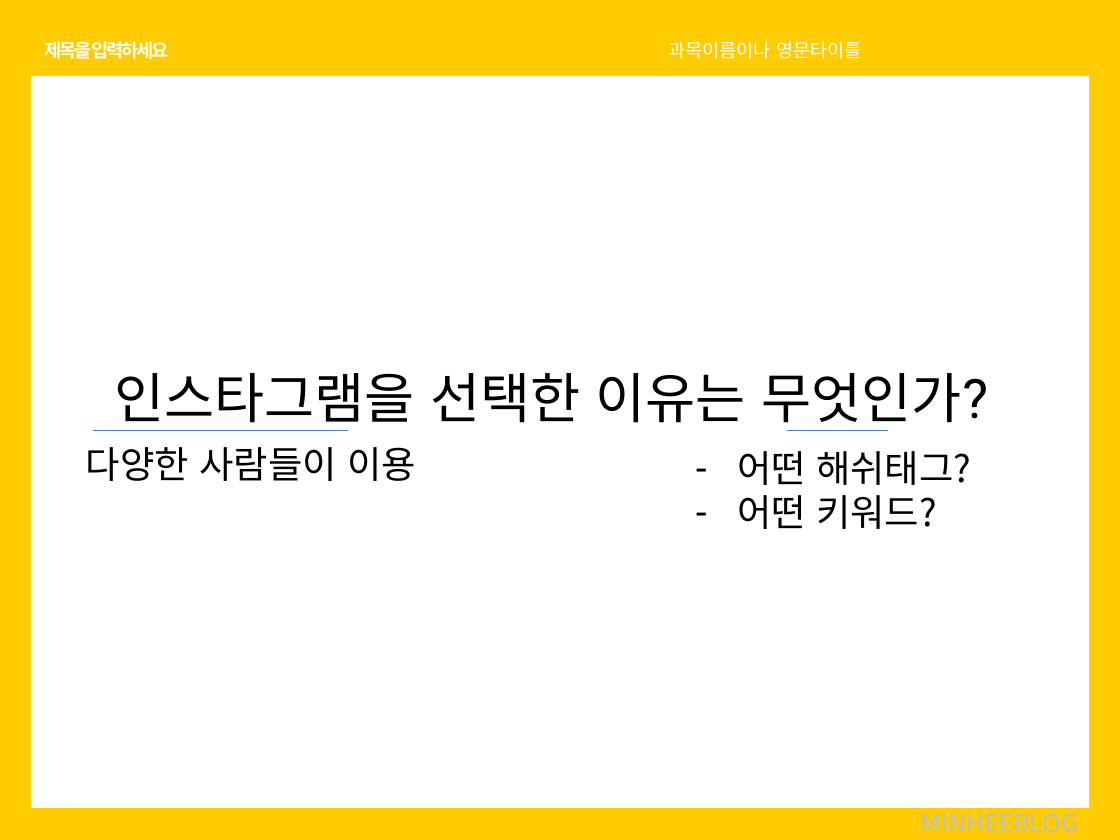
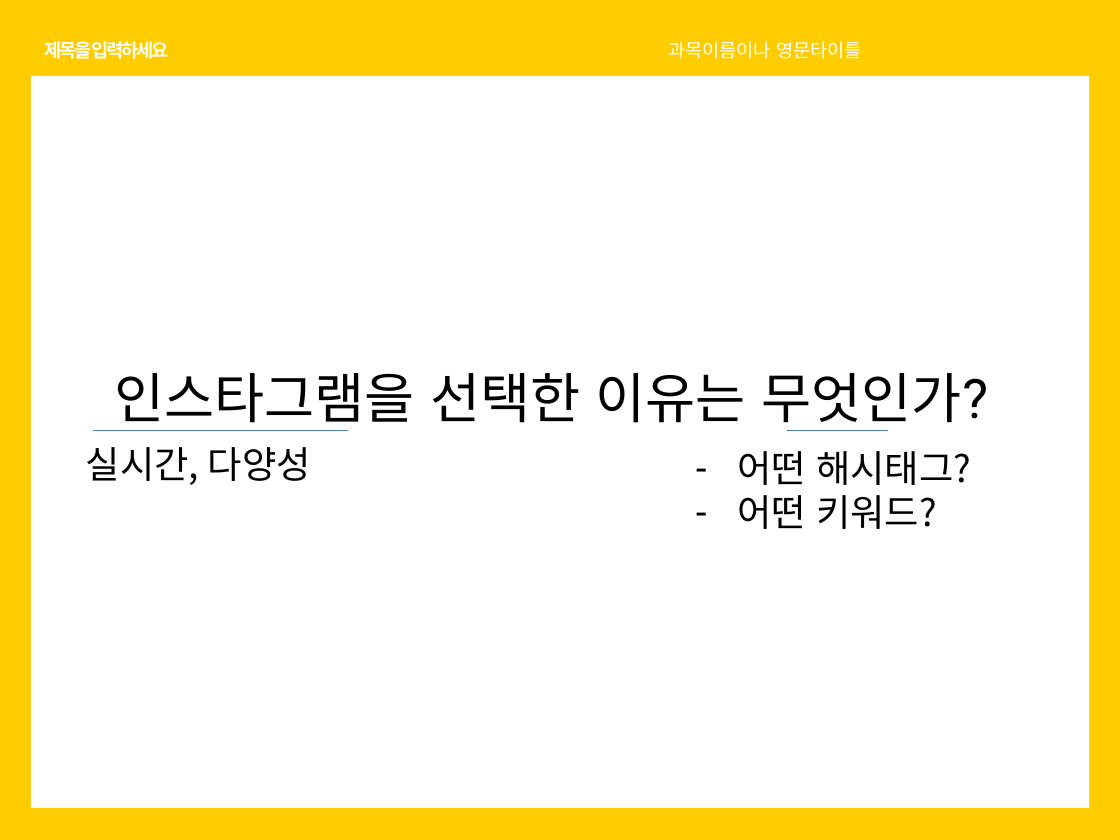
Before and after one commit to soothingni/PROJECT1, a slide deck: slide 7 of 치즈.pptx. Drawn at 1120x840 pixels with LibreOffice and Linux fonts; fonts in the diff are those of the drawing. Boxes give left, top, right and bottom in pixels: in the first picture for what was removed or moved away, otherwise in the second. Text is boxed around its words. In the diff, an @@ line names an element or a change of style, - is before the commit and + after.

```diff
--- a/치즈.pptx
+++ b/치즈.pptx
@@ text at <box>86,447,311,485</box>: text changed @@
-다양한 사람들이 이용
+실시간, 다양성
@@ text at <box>737,451,971,485</box>: text changed @@
-– 어떤 해쉬태그?
+– 어떤 해시태그?
@@ text removed at <box>921,806,1078,833</box> @@
-MINHEEBLOG
```
Also in this commit, not shown: 21 other slides changed, 20 slides added.
